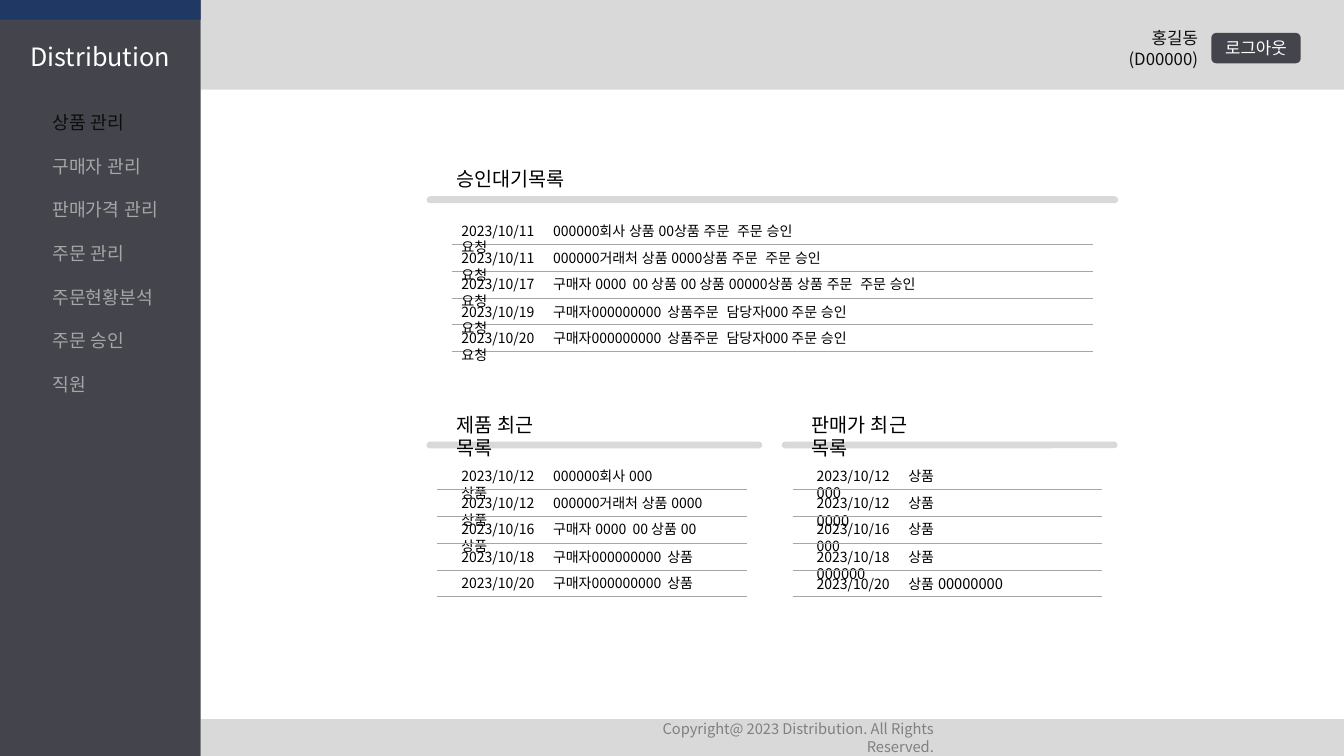
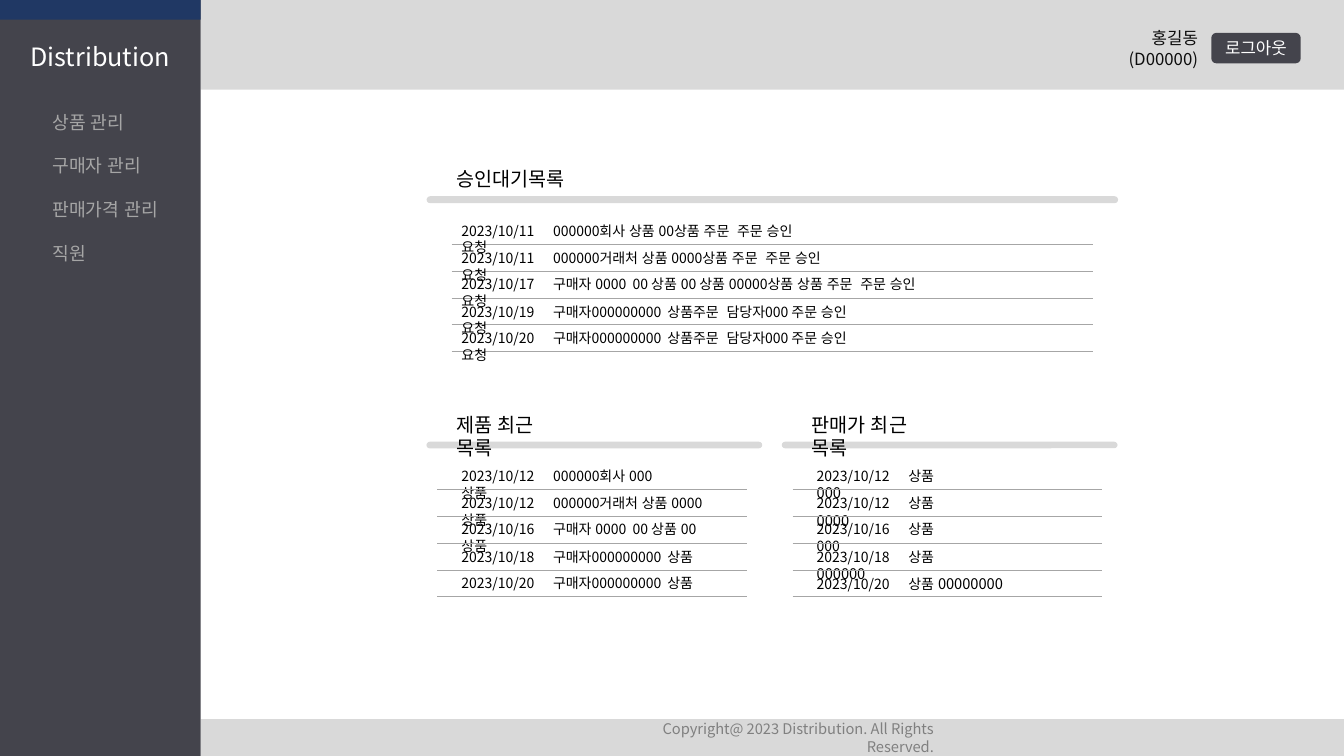
Before and after one commit to Peh9397/Distribution, a slide deck: slide 24 of Distribution.pptx (slide 14 before the commit). Drawn at 1344x756 pixels with LibreOffice and Linux fonts; fonts in the diff are those of the drawing. Boxes give left, top, right and bottom in pixels: in the first picture for what was removed or moved away, otherwise in the second. Text is boxed around its words. In the diff, an @@ line names an element or a change of style, - is before the commit and + after.

```diff
--- a/Distribution.pptx
+++ b/Distribution.pptx
@@ text at [53,114,124,131]: text colour #0D0D0D to #A6A6A6 in "상품 관리" @@
@@ text at [53,245,153,348]: paragraphs removed @@
-주문 관리
-주문현황분석
-주문 승인
```
Also in this commit, not shown: 23 other slides changed, 1 slide added.
